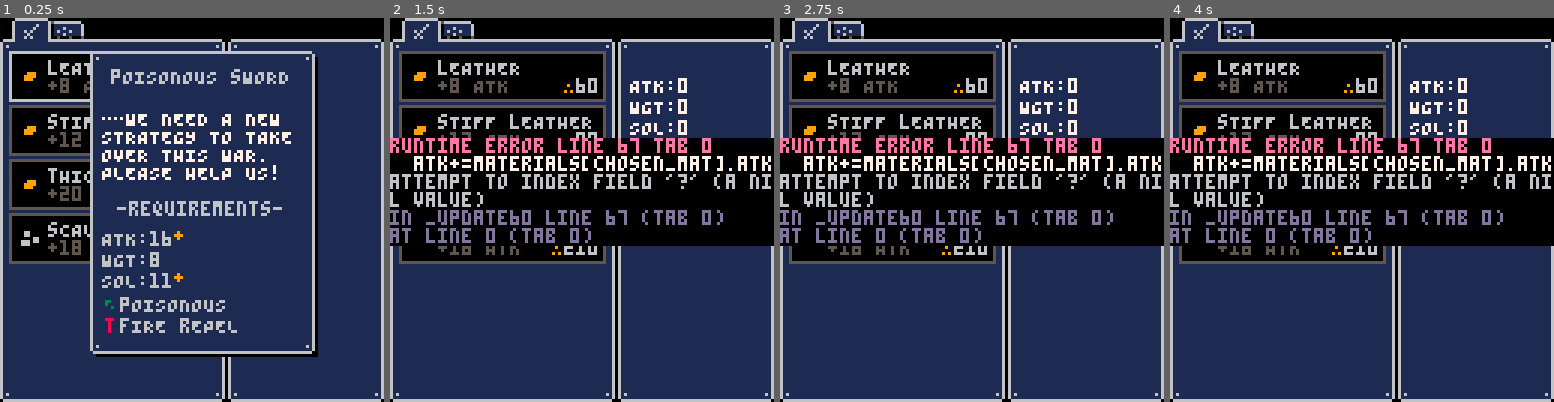
Above: before the commit, frames 1-4 (left to right).
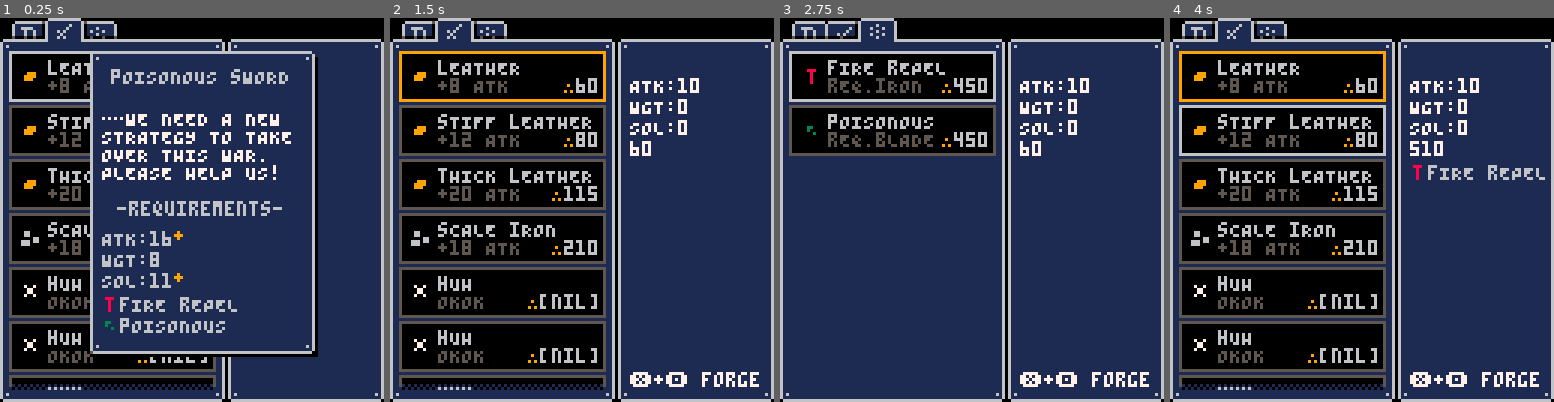
Above: after the commit, the same moments.

Repository: aureliendossantos/blade
Game: PICO-8 cartridge blade.p8
Two runs of this game, one before a commit and one after it. Both use one fixed random seed, a clock stepped at 60 frames per second and the inputs below.
Inputs:
- Up to frame 1 (0.25 s): no input
- Up to frame 2 (1.5 s): tap X (X key) at 0.33, 1.07 s; tap O (Z key) at 0.7 s
- Up to frame 3 (2.75 s): hold Right 1.6-2.1 s; tap O (Z key) at 1.7, 2.1, 2.5 s; tap X (X key) at 1.85 s; hold Up 2.15-2.42 s; hold Right from 2.47 s (still down)
- Up to frame 4 (4 s): tap O (Z key) at 2.9, 3.3, 3.7 s; tap X (X key) at 2.97 s; release Right at 3.03 s; hold Left 3.08-3.58 s; hold Down 3.63-3.97 s

The runs differ from the first frame. In frame 1, 11% of the frame differs, in the area x 2-62%, y 0-97%; in frame 2, 39%; in frame 3, 34%; in frame 4, 40%, in the area x 0-100%, y 0-97%.
Error before the commit: runtime error line 67 tab 0; atk+=materials[chosen_mat].atk; attempt to index field '?' (a nil value)

Commit message:
que du plaisir

Diff:
--- a/blade.p8
+++ b/blade.p8
@@ -2,11 +2,12 @@
 version 29
 __lua__
 function _init()
-	tab=true
-	cur_qu=1
-	phase="quest"
-	mat_index,enc_index=1,1
-	chosen_mat,chosen_enc=0,0
+	tab = 2
+	camy = 0
+	current_quest = 1
+	phase = "quest"
+	index = {1, 1, 1}
+	chosen = {0, 0, {}}
 	init_database()
 	init_materials_win()
 	init_weapon_win()
@@ -15,76 +16,84 @@
 
 function move_index(i, max_i)
 	if btnp(⬆️) then
-		return max(1, i-1)
+		i = max(1, i-1)
 	end
 	if btnp(⬇️) then
-		return min(i+1, max_i)
+		i = min(i+1, max_i)
 	end
+	return i
 end
 
 function _update60()
 	--deplacement index
 	if popup then
 		popup.index = move_index(popup.index, #popup.choices)
-	elseif phase=="materials" then
-		if tab then
-			mat_index = move_index(mat_index, #materials)
-			else
-			enc_index = move_index(mat_index, #enchants)
-		end
+	elseif phase == "materials" then
+		local max = {#blueprints, #materials, #enchants}
+		index[tab] = move_index(index[tab], max[tab])
 	end
 	---
-	if chosen_mat!=0 then
-		can_forge=true
+	if chosen[2] != 0 then
+		can_forge = true
 	else
-		can_forge=false
+		can_forge = false
 	end
-	if btn(❎) and btn(🅾️) and phase=="materials" and can_forge then
-		create_popup("use these resources?","forge","cancel")
+	if btn(❎) and btn(🅾️) and phase == "materials" and can_forge then
+		create_popup("use these resources?", "forge", "cancel")
 	end
 	if btnp(❎) then
-		if phase=="quest" then
-			phase="materials"
-		elseif phase=="materials" then
-			if tab then
-			 chosen_mat=mat_index
-			elseif chosen_mat!=0 then
-				chosen_enc=enc_index
+		if popup then
+			popup = nil
+		elseif phase == "quest" then
+			phase = "materials"
+		elseif phase == "materials" then
+			if tab == 1 or tab == 2 then
+				chosen[tab] = index[tab]
+			else
+				already_enchanted = false
+				for i in all(chosen[tab]) do
+					if (i == index[tab]) already_enchanted = true
+				end
+				if (not already_enchanted) add(chosen[tab], index[tab])
 			end
 		end
 	end
 	if btnp(🅾️) then
-		if phase=="materials"
-		and not tab then
-			chosen_enc=0
+		if phase == "materials" and tab == 3 then
+			del(chosen[tab], index[tab])
 		end
 	end
-	if btnp(⬅️) or btnp(➡️) then
-		if phase=="materials" then
-			tab=not tab
-		end
+	if phase == "materials" then
+		if (btnp(⬅️)) tab = max(1, tab-1)
+		if (btnp(➡️)) tab = min(3, tab+1)
 	end
-	--update weapon stats
-	local atk,wgt,sol=0,0,0
-	if chosen_mat!=0 then
-		atk+=materials[chosen_mat].atk
+	--update current weapon stats
+	local atk, wgt, sol, price, enc = 0, 0, 0, 0, {}
+	if chosen[2] != 0 then
+		atk += materials[chosen[2]].atk
+		price += materials[chosen[2]].price
 	end
-	cur_wep.atk,cur_wep.wgt,
-	cur_wep.sol=atk,wgt,sol
+	for i in all(chosen[3]) do
+		price += enchants[i].price
+		enc = chosen[3]
+	end
+	current_weapon = {atk = atk, wgt = wgt, sol = sol, price = price, enc = enc}
 end
 
 function _draw()
 	cls()
 	draw_materials_win()
 	draw_weapon_win()
-	if phase=="quest" then
+	if phase == "quest" then
 		draw_quest_win()
 	end
 	if can_forge then
-		print("❎+🅾️ forge",80,118,7)
+		print("❎+🅾️ forge", 80, 118, 7)
 	end
 	draw_popup()
 end
+-->8
+--includes
 
 #include windows.lua
 #include database.lua
@@ -97,6 +106,13 @@
 00700700009990000666066000008000000003000000000000000000000000000000000000000000000000000000000000000000000000000000000000000000
 00000000000000000666000000008000000000000000000000000000000000000000000000000000000000000000000000000000000000000000000000000000
 00000000000000000000000000000000000000000000000000000000000000000000000000000000000000000000000000000000000000000000000000000000
+00000000090000000000000000000000000000000000000000000000000000000000000000000000000000000000000000000000000000000000000000000000
+00000000999000000000000000000000000000000000000000000000000000000000000000000000000000000000000000000000000000000000000000000000
+00000000090000000000000000000000000000000000000000000000000000000000000000000000000000000000000000000000000000000000000000000000
+00000000000000000000000000000000000000000000000000000000000000000000000000000000000000000000000000000000000000000000000000000000
+00900000000000000000000000000000000000000000000000000000000000000000000000000000000000000000000000000000000000000000000000000000
+00000000000000000000000000000000000000000000000000000000000000000000000000000000000000000000000000000000000000000000000000000000
+09090000000000000000000000000000000000000000000000000000000000000000000000000000000000000000000000000000000000000000000000000000
 00000000000000000000000000000000000000000000000000000000000000000000000000000000000000000000000000000000000000000000000000000000
 00000000000000000000000000000000000000000000000000000000000000000000000000000000000000000000000000000000000000000000000000000000
 00000000000000000000000000000000000000000000000000000000000000000000000000000000000000000000000000000000000000000000000000000000
@@ -106,18 +122,11 @@
 00000000000000000000000000000000000000000000000000000000000000000000000000000000000000000000000000000000000000000000000000000000
 00000000000000000000000000000000000000000000000000000000000000000000000000000000000000000000000000000000000000000000000000000000
 00000000000000000000000000000000000000000000000000000000000000000000000000000000000000000000000000000000000000000000000000000000
-00000000000000000000000000000000000000000000000000000000000000000000000000000000000000000000000000000000000000000000000000000000
-00000000000000000000000000000000000000000000000000000000000000000000000000000000000000000000000000000000000000000000000000000000
-00000000000000000000000000000000000000000000000000000000000000000000000000000000000000000000000000000000000000000000000000000000
-00000000000000000000000000000000000000000000000000000000000000000000000000000000000000000000000000000000000000000000000000000000
-00000000000000000000000000000000000000000000000000000000000000000000000000000000000000000000000000000000000000000000000000000000
-00000000000000000000000000000000000000000000000000000000000000000000000000000000000000000000000000000000000000000000000000000000
-00000000000000000000000000000000000000000000000000000000000000000000000000000000000000000000000000000000000000000000000000000000
-06666666666600000000000000000000000066666666666000000000090000000330000000000000000000000000000000000000000000000000000000000000
-61111111111165666666666006666666665611111111111600000000999000000030000000000000000000000000000000000000000000000000000000000000
-61111111611160111111111661111111110611111611111600000000090000003000000000000000000000000000000000000000000000000000000000000000
-61111116111160111611111661111111610611161116111600000000000000000000000000000000000000000000000000000000000000000000000000000000
-61116161111160161116111661111116110611111611111600900000000000000000000000000000000000000000000000000000000000000000000000000000
-61111611111160111611111661116161110611161116111600000000000000000000000000000000000000000000000000000000000000000000000000000000
-61116161111160050005000550000500000611111611111609090000000000000000000000000000000000000000000000000000000000000000000000000000
-61111111111160000000000000000000000611111111111600000000000000000000000000000000000000000000000000000000000000000000000000000000
+06666666666000000000000000000000000000000000000000006666666666600000000000000000000000000000000000000006666666666600000000000000
+61111111111656666666666066666666660000000666666666561111111111165666666666000000066666666660666666666561111111111160000000000000
+61166661111601111111111611111111116000006111111111061111111611160111111111600000611111111116111111111061111161111160000000000000
+61116116111601111116111611116111116000006116666111061111116111160111611111600000611666611116111111161061116111611160000000000000
+61116116111601111161111611611161116000006111611611061116161111160161116111600000611161161116111111611061111161111160000000000000
+61116116111601161611111611116111116000006111611611061111611111160111611111600000611161161116111616111061116111611160000000000000
+61111666611600005000000600500050005000005000500500061116161111160050005000500000500050050005000050000061111161111160000000000000
+61111111111600000000000000000000000000000000000000061111111111160000000000000000000000000000000000000061111111111160000000000000
--- a/database.lua
+++ b/database.lua
@@ -1,62 +1,81 @@
 function init_database()
-	materials={
+	blueprints = {
 		{
-			t1="lEATHER",
-			t2="+8 ATK",
-			atk=10,wgt=5,sol=6,
-			g=60,
-			icon=1
+			t1 = "sWORD"
+		}
+	}
+	materials = {
+		{
+			t1 = "lEATHER",
+			t2 = "+8 ATK",
+			atk = 10, wgt = 5, sol = 6,
+			price = 60,
+			icon = 1
 		},
 		{
-			t1="sTIFF lEATHER",
-			t2="+12 ATK",
-			atk=12,wgt=5,sol=6,
-			g=80,
-			icon=1
+			t1 = "sTIFF lEATHER",
+			t2 = "+12 ATK",
+			atk = 12, wgt = 5, sol = 6,
+			price = 80,
+			icon = 1
 		},
 		{
-			t1="tHICK lEATHER",
-			t2="+20 ATK",
-			atk=20,wgt=5,sol=6,
-			g=115,
-			icon=1
+			t1 = "tHICK lEATHER",
+			t2 = "+20 ATK",
+			atk = 20, wgt = 5, sol = 6,
+			price = 115,
+			icon = 1
 		},
 		{
-			t1="sCALE iRON",
-			t2="+18 ATK",
-			atk=18,wgt=12,sol=18,
-			g=210,
-			icon=2
+			t1 = "sCALE iRON",
+			t2 = "+18 ATK",
+			atk = 18, wgt = 12, sol = 18,
+			price = 210,
+			icon = 2
+		},
+		{
+			t1 = "hUH",
+			t2 = "OKOK",
+		},
+		{
+			t1 = "hUH",
+			t2 = "OKOK",
+		},
+		{
+			t1 = "hUH",
+			t2 = "OKOK",
+		},
+		{
+			t1 = "hUH",
+			t2 = "OKOK",
 		}
 	}
-	enchants={
+	enchants = {
 		{
-			t1="fIRE rEPEL",
-			t2="rEQ.iRON",
-			g=450,
-			icon=3
+			t1 = "fIRE rEPEL",
+			t2 = "rEQ.iRON",
+			price = 450,
+			icon = 3
 		},
 		{
-			t1="pOISONOUS",
-			t2="rEQ.bLADE",
-			g=450,
-			icon=4
+			t1 = "pOISONOUS",
+			t2 = "rEQ.bLADE",
+			price = 450,
+			icon = 4
 		}
 	}
-	cur_wep={atk=0,wgt=0,sol=0}
-	quests={
+	quests = {
 		{
-			t1="pOISONOUS sWORD",
-			t2=
+			t1 = "pOISONOUS sWORD",
+			t2 =
 [[…WE NEED A NEW
 STRATEGY TO TAKE
 OVER THIS WAR.
 PLEASE HELP US!]],
-			atk=16,atk_bonus=true,
-			wgt=8,
-			sol=11,sol_bonus=true,
-			poison=true,
-			fire=true
+			atk = 16, atk_bonus = true,
+			wgt = 8,
+			sol = 11, sol_bonus = true,
+			effects = {1, 2}
 		}
 	}
 end
--- a/windows.lua
+++ b/windows.lua
@@ -3,20 +3,20 @@
 -----------------------------
 
 function draw_win_background(win)
-	local x,y,w,h,t=win.x,win.y,
-	win.w,win.h,win.t
-	rectfill(x+2,y+2,x+w,y+h,0)
-	rectfill(x+1,y+1,x+w-2,y+h-2,1)
-	line(x+1,y,x+w-2,y,6)
-	line(x+1,y+h-1,x+w-2,y+h-1)
-	line(x,y+1,x,y+h-2)
-	line(x+w-1,y+1,x+w-1,y+h-2)
-	pset(x+2,y+2)
-	pset(x+w-3,y+2)
-	pset(x+2,y+h-3)
-	pset(x+w-3,y+h-3)
+	local x, y, w, h, t = win.x, win.y,
+	win.w, win.h, win.t
+	rectfill(x+2, y+2, x+w, y+h, 0)
+	rectfill(x+1, y+1, x+w-2, y+h-2, 1)
+	line(x+1, y, x+w-2, y, 6)
+	line(x+1, y+h-1, x+w-2, y+h-1)
+	line(x, y+1, x, y+h-2)
+	line(x+w-1, y+1, x+w-1, y+h-2)
+	pset(x+2, y+2)
+	pset(x+w-3, y+2)
+	pset(x+2, y+h-3)
+	pset(x+w-3, y+h-3)
 	if t then
-		print(t,x+w/2-#t*4/2,y+6,6)
+		print(t, x+w/2-#t*4/2, y+6, 6)
 	end
 end
 
@@ -24,37 +24,37 @@
 --popups--
 ----------
 
-function create_popup(question,...)
-	local c={...}
-	local width=#question*4+12
-	local height=15+#c*12
-	popup={
-		x=64-width/2,
-		y=64-height/2,
-		w=width,
-		h=height,
-		t=question,
-		choices=c,
-		index=1
+function create_popup(question, ...)
+	local c = {...}
+	local width = #question*4+12
+	local height = 15+#c*12
+	popup = {
+		x = 64-width/2,
+		y = 64-height/2,
+		w = width,
+		h = height,
+		t = question,
+		choices = c,
+		index = 1
 	}
 end
 
 function draw_popup()
 	if popup then
 		draw_win_background(popup)
-		local c=popup.choices
-		local w=0
-		for i=1,#c do
-			local test=#c[i]*4+8
-			w=test>w and test or w
+		local c = popup.choices
+		local w = 0
+		for i = 1, #c do
+			local test = #c[i]*4+8
+			w = test>w and test or w
 		end
-		for i=1,#c do
-			local h=8
-			local x=64-w/2
-			local y=popup.y+15+(i-1)*(h+2)
-			rectfill(x,y,x+w,y+h,0)
-			rect(x,y,x+w,y+h,popup.index==i and 6 or 5)
-			print(c[i],65-#c[i]*2,y+2,popup.index==i and 6 or 5)
+		for i = 1, #c do
+			local h = 8
+			local x = 64-w/2
+			local y = popup.y+15+(i-1)*(h+2)
+			rectfill(x, y, x+w, y+h, 0)
+			rect(x, y, x+w, y+h, popup.index == i and 6 or 5)
+			print(c[i], 65-#c[i]*2, y+2, popup.index == i and 6 or 5)
 		end
 	end
 end
@@ -64,56 +64,82 @@
 ------------------------
 
 function init_materials_win()
-	mat_win={x=0,y=7,w=75,h=121}
+	mat_win = {x = 0, y = 7, w = 75, h = 121}
 end
 
 function init_weapon_win()
-	wep_win={x=76,y=7,w=52,h=121}
+	wep_win = {x = 76, y = 7, w = 52, h = 121}
 end
 
 function draw_materials_win()
 	draw_win_background(mat_win)
-	spr(tab and 48 or 51,4,0,3,1)
-	local c=materials
-	local index=mat_index
-	local chosen=chosen_mat
-	if not tab then
-		c=enchants
-		index=enc_index
-		chosen=chosen_enc
+	local sprites = {48, 53, 58}
+	spr(sprites[tab], 4, 0, 5, 1)
+	local arrays = {blueprints, materials, enchants}
+	local c = arrays[tab]
+	local index = index[tab]
+	local chosen = chosen[tab]
+	local w = 68
+	local h = 16
+	local x = 3
+	clip(x, 11, w+1, 113)
+	if #c > 6 then
+		--if index lower than camera, place index at bottom of the screen
+		if (camy <= 18*index-114) camy = 18*index-108
+		--if index is higher than camera, place index at top of the screen
+		if (camy >= 18*index-18) camy = 18*index-24
+		if (index == 1) camy = 0
+		if (index == #c) camy = 18*index-114
+	else
+		camy = 0
 	end
-	for i=1,#c do
-		local w=68
-		local h=16
-		local x=3
-		local y=11+(i-1)*(h+2)
-		local col=5
-		if chosen==i then
-			col=9
-		elseif index==i then
-			col=6
+	camera(0, camy)
+	for i = 1, #c do
+		local y = 11+(i-1)*(h+2)
+		local col = index == i and 6 or 5
+		if tab == 1 or tab == 2 then
+			if (chosen == i) col = 9
+		elseif tab == 3 then
+			for j in all(chosen) do
+				if (j == i) col = 9
+			end
 		end
-		rectfill(x,y,x+w,y+h,0)
-		rect(x,y,x+w,y+h,col)
-		spr(c[i].icon,x+3,y+4)
-		print(c[i].t1,x+13,y+3,6)
-		print(c[i].t2,x+13,y+9,5)
-		local g=tostr(c[i].g)
-		local gx=x+w-#g*4
-		print(g,gx-1,y+9,6)
-		spr(54,gx-6,y+7)
+		rectfill(x, y, x+w, y+h, 0)
+		rect(x, y, x+w, y+h, col)
+		spr(c[i].icon, x+3, y+4)
+		print(c[i].t1, x+13, y+3, 6)
+		print(c[i].t2, x+13, y+9, 5)
+		local g = tostr(c[i].price)
+		local gx = x+w-#g*4
+		print(g, gx-1, y+9, 6)
+		spr(16, gx-6, y+7)
 	end
+	camera()
+	fillp(0b0101101001011010.1)
+	if (camy < 18*#c-114) rectfill(x, 122, x+w, 123, 1)
+	if (camy > 0) rectfill(x, 11, x+w, 12, 1)
+	fillp()
+	clip()
 end
 
 function draw_weapon_win()
 	draw_win_background(wep_win)
-	local x=80
-	local y=20
-	print("ATK:"..cur_wep.atk,x,y,7)
-	y+=7
-	print("WGT:"..cur_wep.wgt,x,y,7)
-	y+=7
-	print("SOL:"..cur_wep.sol,x,y,7)
+	local x = 80
+	local y = 20
+	print("ATK:"..current_weapon.atk, x, y, 7)
+	y += 7
+	print("WGT:"..current_weapon.wgt, x, y, 7)
+	y += 7
+	print("SOL:"..current_weapon.sol, x, y, 7)
+	y += 7
+	print(current_weapon.price, x, y, 7)
+	y += 8
+	for i in all(current_weapon.enc) do
+		local e = enchants[i]
+		spr(e.icon, x-2, y-2)
+		print(e.t1, x+6, y, 6)
+		y += 7
+	end
 end
 
 ---------
@@ -121,45 +147,41 @@
 ---------
 
 function init_quest_win()
-	qu_win={x=30,y=11,w=75,h=101,t=quests[cur_qu].t1}
+	qu_win = {x = 30, y = 11, w = 75, h = 101, t = quests[current_quest].t1}
 end
 
 function draw_quest_win()
 	draw_win_background(qu_win)
-	local q=quests[cur_qu]
-	local x=qu_win.x+4
-	local y=qu_win.y+20
-	local w=qu_win.w
-	print(q.t2,x,y,7)
-	local s="-requirements-"
-	print(s,x-4+w/2-#s*2,y+30,6)
-	y+=40
-	s="ATK:"..q.atk
-	print(s,x,y,6)
+	local q = quests[current_quest]
+	local x = qu_win.x+4
+	local y = qu_win.y+20
+	local w = qu_win.w
+	print(q.t2, x, y, 7)
+	local s = "-requirements-"
+	print(s, x-4+w/2-#s*2, y+30, 6)
+	y += 40
+	s = "ATK:"..q.atk
+	print(s, x, y, 6)
 	if q.atk_bonus then
-		spr(55,x+#s*4,y)
+		spr(17, x+#s*4, y)
 	end
-	y+=7
-	s="WGT:"..q.wgt
-	print(s,x,y,6)
+	y += 7
+	s = "WGT:"..q.wgt
+	print(s, x, y, 6)
 	if q.wgt_bonus then
-		spr(55,x+#s*4,y)
+		spr(17, x+#s*4, y)
 	end
-	y+=7
-	s="SOL:"..q.sol
-	print(s,x,y,6)
+	y += 7
+	s = "SOL:"..q.sol
+	print(s, x, y, 6)
 	if q.sol_bonus then
-		spr(55,x+#s*4,y)
+		spr(17, x+#s*4, y)
 	end
-	y+=8
-	if q.poison then
-		spr(4,x-2,y-2)
-		print("pOISONOUS",x+6,y,6)
-		y+=7
-	end
-	if q.fire then
-		spr(3,x-2,y-2)
-		print("fIRE rEPEL",x+6,y,6)
-		y+=7
+	y += 8
+	for i in all(q.effects) do
+		local e = enchants[i]
+		spr(e.icon, x-2, y-2)
+		print(e.t1, x+6, y, 6)
+		y += 7
 	end
 end
